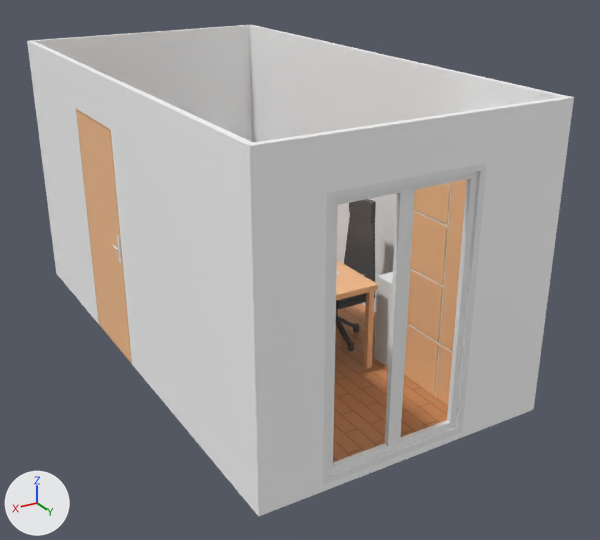
The Blender file Blender/02Bedroom/scene.blend, before and after one commit.
Both versions are drawn from a camera (50 mm lens) standing at (4.49, 8.57, 3.66) and looking at (0.97, 2.71, 0.73). Arrows for +X, +Y and +Z are at lower left; the lights stay in place.

The scene before the commit, as lines of its bpy script (objects in view):
```python
ob_desk = bpy.data.objects.new('Desk', me_desk)
ob_desk.location = (0.65, 3.45, 0.0)
ob_desk.rotation_euler = (0.0, 0.0, -1.571)  # degrees (0, 0, -90)
ob_wall_000 = bpy.data.objects.new('Wall.000', me_wall_000)
ob_wall_000.location = (2.4, 0.0, 0.0)
ob_wall_000.scale = (0.025, 0.7, 1.25)
ob_wall_002 = bpy.data.objects.new('Wall.002', me_wall_002)
ob_wall_002.location = (-0.05, 4.6, 0.0)
ob_wall_002.scale = (0.3, 1.0, 1.0)
ob_wall_004 = bpy.data.objects.new('Wall.004', me_wall_004)
ob_wall_004.location = (2.4, 2.3, 0.0)
ob_wall_004.scale = (0.025, 1.15, 1.25)
ob_wall_005 = bpy.data.objects.new('Wall.005', me_wall_005)
ob_wall_005.location = (2.4, 1.4, 2.1)
ob_wall_006 = bpy.data.objects.new('Wall.006', me_wall_006)
ob_wall_006.location = (2.45, 4.65, 0.0)
ob_wall_006.rotation_euler = (0.0, 0.0, -3.142)  # degrees (0, 0, -180)
ob_wall_006.scale = (0.2, 1.0, 1.0)
ob_wall_007 = bpy.data.objects.new('Wall.007', me_wall_007)
ob_wall_007.location = (0.7, 4.6, 0.0)
ob_wall_007.scale = (0.5, 1.0, 0.02)
ob_wall_008 = bpy.data.objects.new('Wall.008', me_wall_008)
ob_wall_008.location = (0.7, 4.6, 2.15)
ob_wall_008.scale = (0.5, 1.0, 0.14)
ob_window = bpy.data.objects.new('Window', me_window)
ob_window.location = (1.325, 4.65, 0.05)
ob_window.scale = (1.25, 0.025, 1.25)
# also in view: 'Bookcase.000' at (0.28, 3.45, 0.4); 'Wall.003' at (1.2, -0.03, 1.25); 'Wall.001' at (-0.03, 2.3, 1.25); 'Chair' at (0.63, 2.8, 0.67); 'Door' at (2.42, 1.85, 1.05)
```
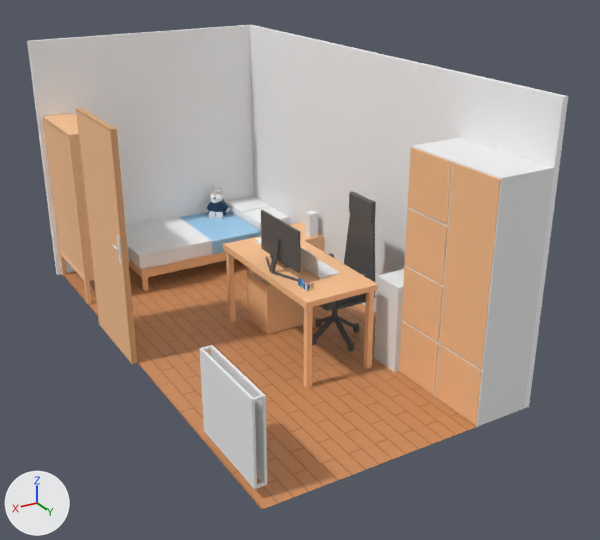
What differs and where, as boxes (x1, y1, x2, y2) in the pictures (600 x 540 px):
'Wall.004', hidden
    before: (106, 77, 255, 511)
'Wall.006', hidden
    before: (245, 132, 327, 516)
'Wall.002', hidden
    before: (462, 96, 574, 437)
'Window', hidden
    before: (323, 163, 487, 485)
'Wall.000', hidden
    before: (28, 41, 99, 324)
'Wall.008', hidden
    before: (323, 108, 492, 193)
'Wall.005', hidden
    before: (71, 61, 111, 130)
'Wall.007', hidden
    before: (323, 432, 462, 491)
'Floor', unchanged, uncovered by the edit
    before: (333, 303, 448, 462)
    after: (63, 258, 477, 509)
'Wardrobe', unchanged, uncovered by the edit
    before: (404, 179, 467, 405)
    after: (399, 138, 554, 427)
'Bed', unchanged, uncovered by the edit
    after: (125, 196, 291, 291)
'Heater', unchanged, uncovered by the edit
    after: (199, 345, 267, 489)

What changed in the scene script:
```text
Change ob_wall_000:
    add ob_wall_000.hide_render = True
Change ob_wall_002:
    add ob_wall_002.hide_render = True
Change ob_wall_004:
    add ob_wall_004.hide_render = True
Change ob_wall_005:
    add ob_wall_005.hide_render = True
Change ob_wall_006:
    add ob_wall_006.hide_render = True
Change ob_window:
    add ob_window.hide_render = True
Change ob_wall_007:
    add ob_wall_007.hide_render = True
Change ob_wall_008:
    add ob_wall_008.hide_render = True
```
